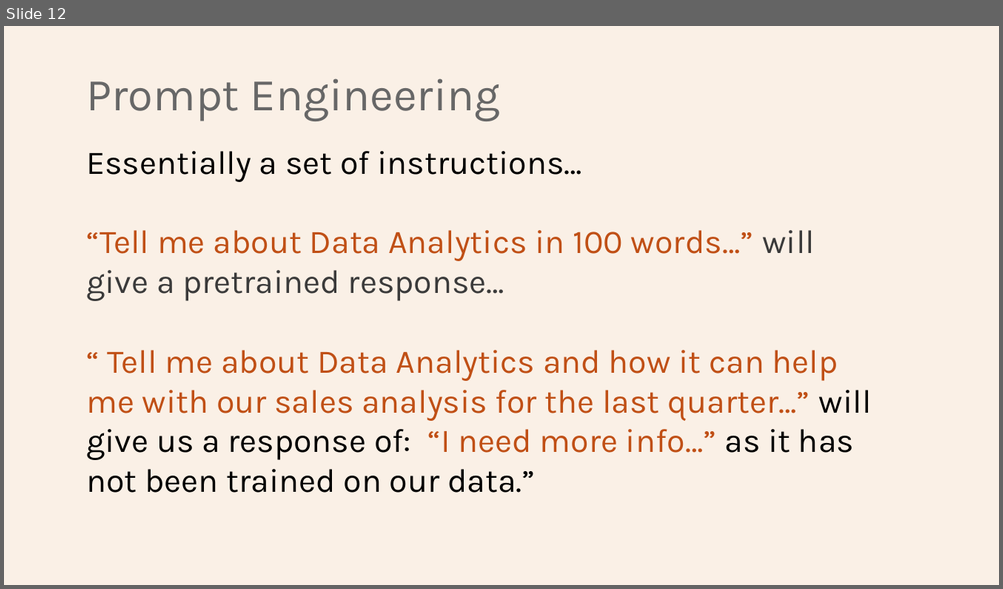
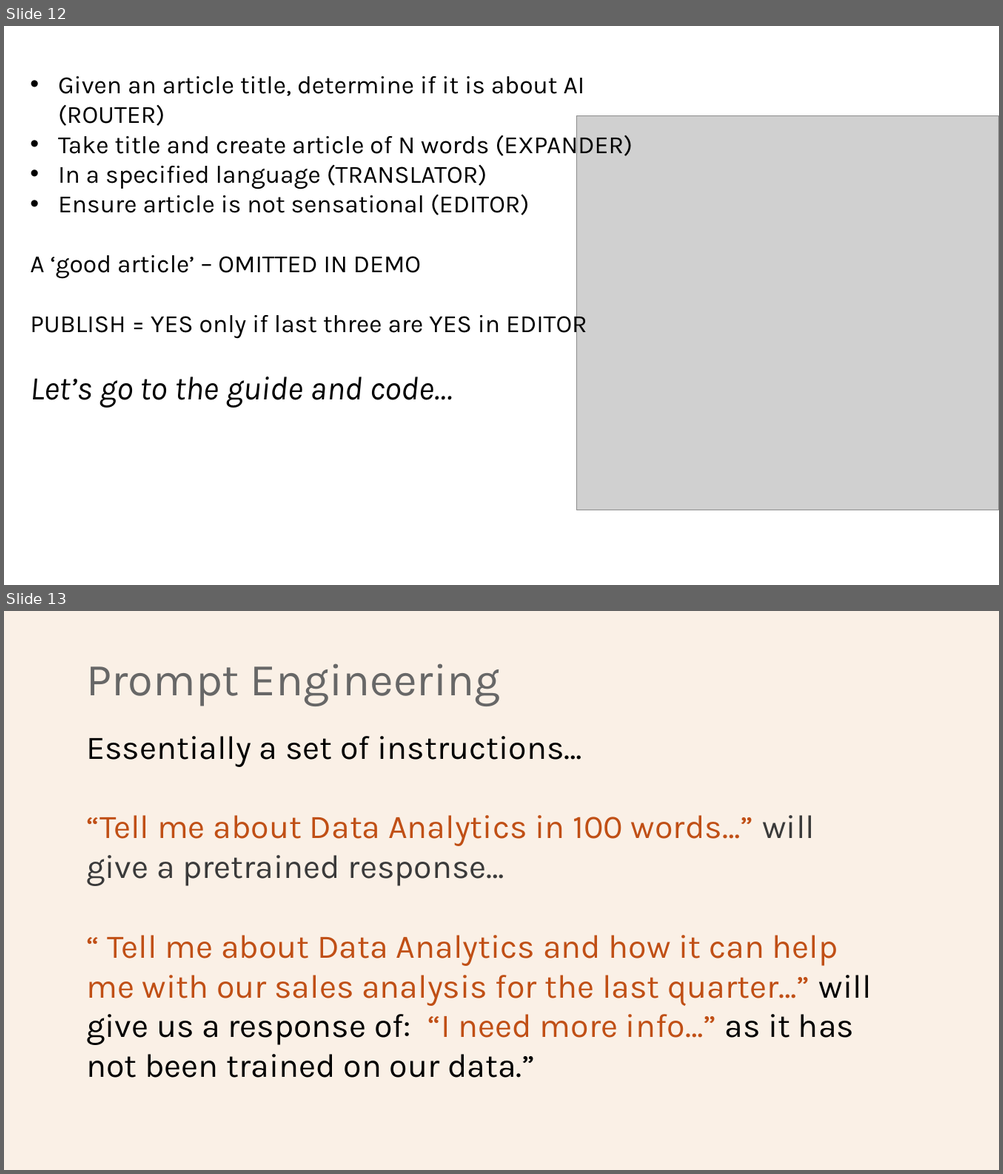
Before and after one commit to Python-Test-Engineer/earl2025, a slide deck: AI_Agents_in_the_Data_Pipeline.pptx. Shown one above the other, each under a label of ours: slide 12 before the commit, slides 12 and 13 after it. The pictures are 1003x589 and 1003x1174 pixels, drawn with LibreOffice and Linux fonts; fonts in the diff are those of the drawing; grey boxes stand for pictures. Boxes give left, top, right and bottom in pixels: in the first picture for what was removed or moved away, otherwise in the second. Text is boxed around its words. In the diff, an @@ line names an element or a change of style, - is before the commit and + after.

Commit message:
add langgraph

```diff
--- a/AI_Agents_in_the_Data_Pipeline.pptx
+++ b/AI_Agents_in_the_Data_Pipeline.pptx
@@ slide 12 added at (4,26,999,585), background #FFFFFF @@
@@ text added at (30,76,632,408), 24 pt, text #000000 @@
+• Given an article title, determine if it is about AI (ROUTER)
+• Take title and create article of N words (EXPANDER)
+• In a specified language (TRANSLATOR)
+• Ensure article is not sensational (EDITOR)
+A ‘good article’ – OMITTED IN DEMO
+PUBLISH = YES only if last three are YES in EDITOR
+Let’s go to the guide and code…
@@ picture added at (577,116,999,510) @@
@@ what was slide 12 is now slide 13 @@
```
